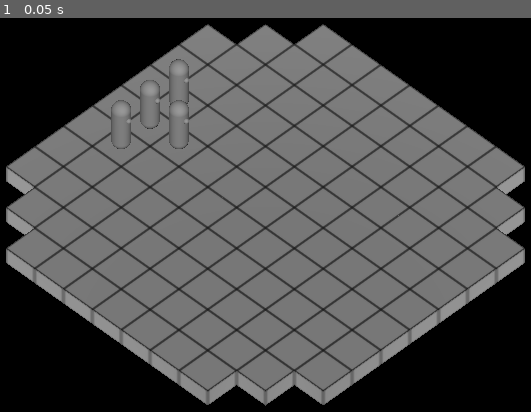
Above: before the commit, frame 1.
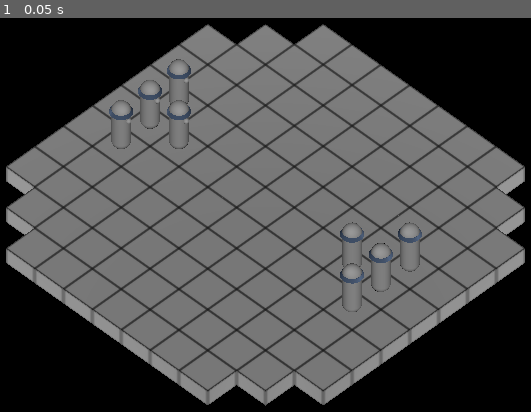
Above: after the commit, the same moment.

Repository: telmotrooper/meagre-tactics
Game: Godot game, scene res://main.tscn
Same seed, same stepped clock (60 frames per second), same inputs: the game is played once before the commit and once after it.
Inputs:
- Up to frame 1 (0.05 s): no input

The runs differ from the first frame. In frame 1, 0.9% of the frame differs, in the area x 20-80%, y 11-75%.

Commit message:
added blue material

Diff:
--- a/main.tscn
+++ b/main.tscn
@@ -10,17 +10,33 @@
 
 [node name="Board" parent="." instance=ExtResource("1_655q7")]
 
-[node name="Piece" parent="." instance=ExtResource("2_6erff")]
+[node name="Team1" type="Node" parent="Board"]
+
+[node name="Piece" parent="Board/Team1" instance=ExtResource("2_6erff")]
 transform = Transform3D(-4.37114e-08, 0, 1, 0, 1, 0, -1, 0, -4.37114e-08, -4, 1, -1)
 
-[node name="Piece2" parent="." instance=ExtResource("2_6erff")]
+[node name="Piece2" parent="Board/Team1" instance=ExtResource("2_6erff")]
 transform = Transform3D(-4.37114e-08, 0, 1, 0, 1, 0, -1, 0, -4.37114e-08, -4, 1, 0)
 
-[node name="Piece3" parent="." instance=ExtResource("2_6erff")]
+[node name="Piece3" parent="Board/Team1" instance=ExtResource("2_6erff")]
 transform = Transform3D(-4.37114e-08, 0, 1, 0, 1, 0, -1, 0, -4.37114e-08, -3, 1, 0)
 
-[node name="Piece4" parent="." instance=ExtResource("2_6erff")]
+[node name="Piece4" parent="Board/Team1" instance=ExtResource("2_6erff")]
 transform = Transform3D(-4.37114e-08, 0, 1, 0, 1, 0, -1, 0, -4.37114e-08, -4, 1, 1)
+
+[node name="Team2" type="Node" parent="Board"]
+
+[node name="Piece" parent="Board/Team2" instance=ExtResource("2_6erff")]
+transform = Transform3D(1.31134e-07, 0, -1, 0, 1, 0, 1, 0, 1.31134e-07, 4, 1, 1)
+
+[node name="Piece2" parent="Board/Team2" instance=ExtResource("2_6erff")]
+transform = Transform3D(1.31134e-07, 0, -1, 0, 1, 0, 1, 0, 1.31134e-07, 4, 1, -2.18557e-08)
+
+[node name="Piece3" parent="Board/Team2" instance=ExtResource("2_6erff")]
+transform = Transform3D(1.31134e-07, 0, -1, 0, 1, 0, 1, 0, 1.31134e-07, 3, 1, 6.55671e-08)
+
+[node name="Piece4" parent="Board/Team2" instance=ExtResource("2_6erff")]
+transform = Transform3D(1.31134e-07, 0, -1, 0, 1, 0, 1, 0, 1.31134e-07, 4, 1, -1)
 
 [node name="Camera3D" type="Camera3D" parent="."]
 transform = Transform3D(0.707107, -0.5, 0.5, 0, 0.707107, 0.707107, -0.707107, -0.5, 0.5, 3, 4.25, 3)
--- /dev/null
+++ b/piece/blue_material.tres
@@ -0,0 +1,4 @@
+[gd_resource type="StandardMaterial3D" format=3 uid="uid://buqakypy8cde"]
+
+[resource]
+albedo_color = Color(0.219608, 0.286275, 0.384314, 1)
--- a/piece/piece.tscn
+++ b/piece/piece.tscn
@@ -1,6 +1,7 @@
-[gd_scene load_steps=5 format=3 uid="uid://bfr6ahl1msuvj"]
+[gd_scene load_steps=7 format=3 uid="uid://bfr6ahl1msuvj"]
 
 [ext_resource type="Script" path="res://piece/piece.gd" id="1_yopb6"]
+[ext_resource type="Material" uid="uid://buqakypy8cde" path="res://piece/blue_material.tres" id="2_ov4dn"]
 
 [sub_resource type="CapsuleMesh" id="CapsuleMesh_45inp"]
 radius = 0.25
@@ -13,6 +14,12 @@
 [sub_resource type="SphereMesh" id="SphereMesh_g5081"]
 radius = 0.075
 height = 0.15
+
+[sub_resource type="CylinderMesh" id="CylinderMesh_2ifsu"]
+material = ExtResource("2_ov4dn")
+top_radius = 0.25
+bottom_radius = 0.3
+height = 0.1
 
 [node name="Piece" type="CharacterBody3D"]
 transform = Transform3D(1, 0, 0, 0, 1, 0, 0, 0, 1, 0, 1.5, 0)
@@ -29,3 +36,7 @@
 [node name="MeshInstance3D2" type="MeshInstance3D" parent="."]
 transform = Transform3D(1, 0, 0, 0, 1, 0, 0, 0, 1, 0, 0.3, 0.25)
 mesh = SubResource("SphereMesh_g5081")
+
+[node name="MeshInstance3D3" type="MeshInstance3D" parent="."]
+transform = Transform3D(1, 0, 0, 0, 1, 0, 0, 0, 1, 0, 0.5, 0)
+mesh = SubResource("CylinderMesh_2ifsu")
